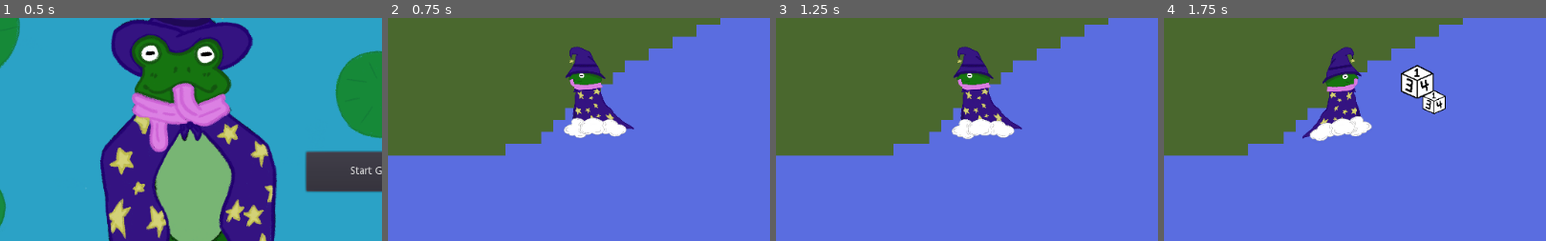
Above: before the commit, frames 1-4 (left to right).
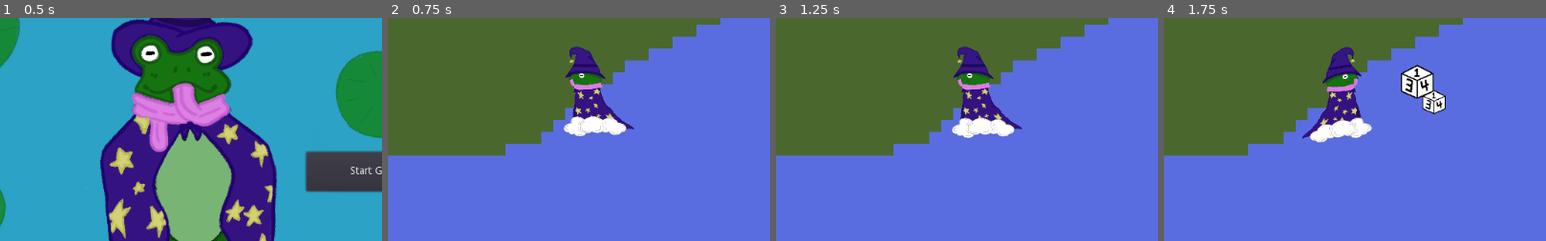
Above: after the commit, the same moments.

Repository: tylercchase/toadie
Game: Godot game, scene res://Scenes/UI/Main Menu.tscn
The game is run twice, just before and just after one commit, with the same random seed, the same clock (stepped at 60 frames per second) and the same inputs.
Inputs (mouse positions are % of the whole screen's width and height, from its top left):
- Up to frame 1 (0.5 s): no input
- Up to frame 2 (0.75 s): click "Start Game" at 0.5 s
- Up to frame 3 (1.25 s): no input
- Up to frame 4 (1.75 s): tap Enter at 1.25 s; move the mouse to (72, 45) at 1.27 s; hold D (right) from 1.28 s (still down); click (72, 45) at 1.35 s
The pictures show only the part of the screen within x 25-75%, y 32-82%; the shares and areas given below are measured in that part.

Frame 1 is identical in both runs. In frame 2, 0.5% of the frame differs, in the area x 46-63%, y 44-54%; in frame 3, 0.4%; in frame 4, 0.5%, in the area x 38-55%, y 44-56%.

Commit message:
Wait until label displays all the way to remove enemy

Diff:
--- a/Scenes/Player.tscn
+++ b/Scenes/Player.tscn
@@ -30,7 +30,7 @@
 rotation = -0.0827195
 scale = Vector2( 0.229262, 0.229262 )
 frames = SubResource( 3 )
-frame = 1
+frame = 2
 playing = true
 flip_h = true
 
--- a/Scenes/UI/UI.tscn
+++ b/Scenes/UI/UI.tscn
@@ -65,7 +65,7 @@
 size_flags_horizontal = 3
 size_flags_vertical = 3
 
-[node name="VBoxContainer" type="VBoxContainer" parent="CenterContainer"]
+[node name="MenuButtons" type="VBoxContainer" parent="CenterContainer"]
 margin_left = 944.0
 margin_top = 495.0
 margin_right = 1144.0
@@ -73,7 +73,7 @@
 rect_min_size = Vector2( 200, 200 )
 size_flags_vertical = 3
 
-[node name="Restart" type="Button" parent="CenterContainer/VBoxContainer"]
+[node name="Restart" type="Button" parent="CenterContainer/MenuButtons"]
 visible = false
 margin_right = 400.0
 margin_bottom = 200.0
@@ -81,7 +81,7 @@
 custom_fonts/font = ExtResource( 5 )
 text = "Restart"
 
-[node name="Quit" type="Button" parent="CenterContainer/VBoxContainer"]
+[node name="Quit" type="Button" parent="CenterContainer/MenuButtons"]
 visible = false
 margin_right = 400.0
 margin_bottom = 200.0
@@ -89,5 +89,5 @@
 custom_fonts/font = ExtResource( 5 )
 text = "Quit"
 
-[connection signal="pressed" from="CenterContainer/VBoxContainer/Restart" to="." method="_on_Restart_pressed"]
-[connection signal="pressed" from="CenterContainer/VBoxContainer/Quit" to="." method="_on_Quit_pressed"]
+[connection signal="pressed" from="CenterContainer/MenuButtons/Restart" to="." method="_on_Restart_pressed"]
+[connection signal="pressed" from="CenterContainer/MenuButtons/Quit" to="." method="_on_Quit_pressed"]
--- a/Scripts/Enemy.gd
+++ b/Scripts/Enemy.gd
@@ -23,6 +23,11 @@
 	$TextManager.show_value(amount)
 	if health <= 0:
 		Events.emit_signal("enemy_death", max_health)
+		$CollisionShape2D.disabled = true
+		$Sprite.visible = false
+		$HitArea.monitoring = false
+		$HitArea.monitorable = false
+		yield($TextManager, "done")
 		self.queue_free()
 
 func _on_HitArea_body_entered(body):
--- a/Scripts/Player.gd
+++ b/Scripts/Player.gd
@@ -75,8 +75,8 @@
 	if health <= 0:
 		$death_sound.play()
 		Events.emit_signal("player_death")
+		self.set_physics_process(false)
 	for body in $"Knockback Area".get_overlapping_bodies():
-		print(body)
 		if body.name != "Player" and body.has_method("test"):
 			var pos = body.global_position - global_position
 			var angle = atan2(pos.y, pos.x)
--- a/Scripts/TextManager.gd
+++ b/Scripts/TextManager.gd
@@ -1,5 +1,6 @@
 extends Node2D
 
+signal done
 
 # Declare member variables here. Examples:
 # var a = 2
@@ -15,6 +16,7 @@
 	var aaa = FloatingText.instance()
 	add_child(aaa)
 	aaa.show_value(str(value), velocity, duration, spread, crit)
+	emit_signal("done")
 
 # Called every frame. 'delta' is the elapsed time since the previous frame.
 #func _process(delta):
--- a/Scripts/UI.gd
+++ b/Scripts/UI.gd
@@ -7,13 +7,15 @@
 	Events.connect("toggle_pause", self, "toggle_pause")
 
 func on_player_death():
-	$CenterContainer/Restart.visible = true
-	$CenterContainer/Quit.visible = true
+	set_menu(true)
 
 func toggle_pause():
 	pause_state = !pause_state
-	$CenterContainer/Restart.visible = pause_state
-	$CenterContainer/Quit.visible = pause_state
+	set_menu(pause_state)
+
+func set_menu(state):
+	$CenterContainer/MenuButtons/Quit.visible = state
+	$CenterContainer/MenuButtons/Restart.visible = state
 
 func _on_Restart_pressed():
 	get_tree().change_scene("res://Scenes/World.tscn")
